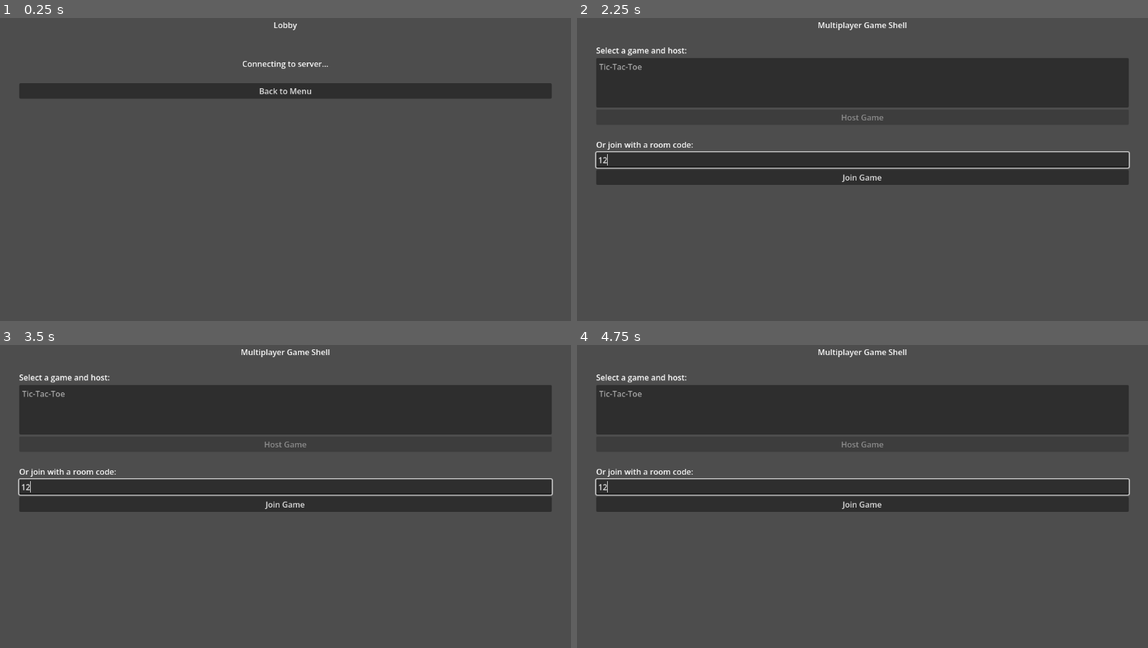
Above: before the commit, frames 1-4 (two rows, left to right).
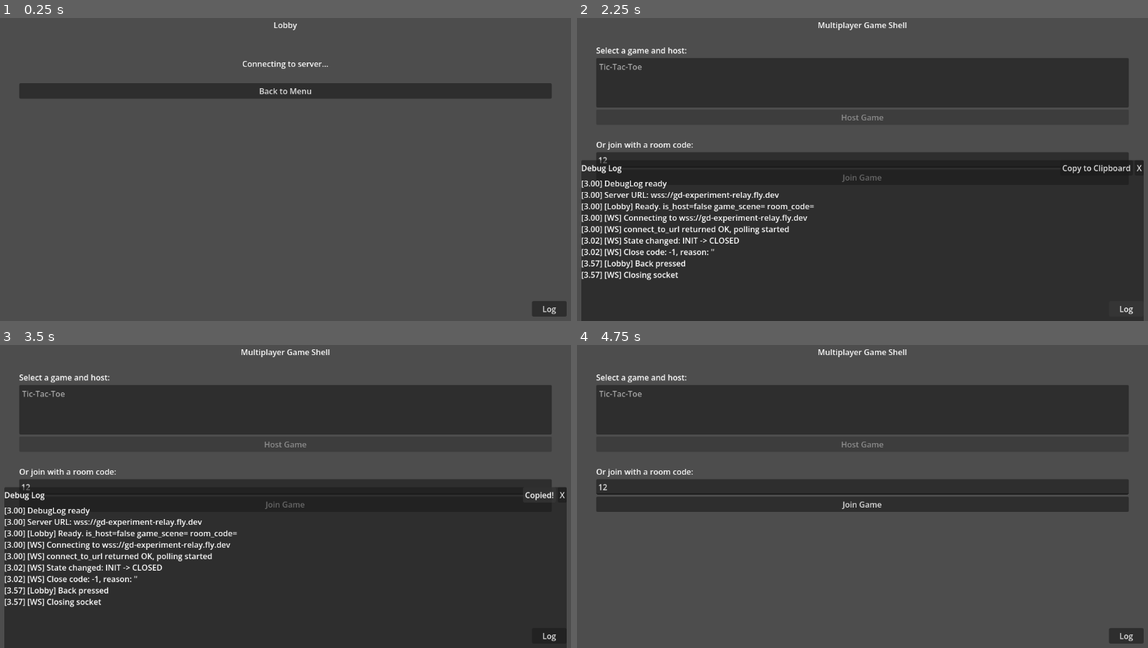
Above: after the commit, the same moments.

Repository: zholobov/gd-experiment-multiplayer
Game: Godot game, scene res://scenes/shell/lobby.tscn
Two runs of this game, one before a commit and one after it. Both use one fixed random seed, a clock stepped at 60 frames per second and the inputs below. This scene is started directly instead of the project's main scene.
Inputs (mouse positions are in pixels of both pictures, inside the frame that each line leads up to):
- Up to frame 1 (0.25 s): no input
- Up to frame 2 (2.25 s): click "Back to Menu" at 0.5 s; click (862, 160) at 1.27 s; type "12" at 1.35 s; click (1125, 308) at 2 s, where only the run after the commit has a clickable "Log"
- Up to frame 3 (3.5 s): click (519, 493) at 2.75 s, where only the run after the commit has a clickable "Copy to Clipboard"
- Up to frame 4 (4.75 s): click (1113, 493) at 3.5 s, where only the run after the commit has a clickable "Copied!"; click (1136, 493) at 4.25 s, where only the run after the commit has a clickable "X"

The runs differ from the first frame. In frame 1, 0.3% of the frame differs, in the area x 93-100%, y 93-99%; in frame 2, 45%; in frame 3, 45%, in the area x 0-100%, y 43-100%; in frame 4, 1.0%.

Commit message:
fix: bigger UI font size, add debug logging with copy-to-clipboard
- Set default_font_size=24 in project settings
- Add DebugLog autoload with toggle panel, copy log button
- Instrument WsClient with state change and message logging
- Instrument Lobby with connection flow logging

Co-Authored-By: Claude Opus 4.6 <noreply@anthropic.com>

Diff:
--- a/godot/project.godot
+++ b/godot/project.godot
@@ -13,6 +13,11 @@
 [autoload]
 
 WsClient="*res://scripts/network/ws_client.gd"
+DebugLog="*res://scripts/debug_log.gd"
+
+[gui]
+
+theme/default_font_size=24
 
 [rendering]
 
--- a/godot/scenes/shell/lobby.gd
+++ b/godot/scenes/shell/lobby.gd
@@ -8,7 +8,12 @@
 @onready var code_label: Label = %CodeLabel
 @onready var back_button: Button = %BackButton
 
+func _log(msg: String) -> void:
+	if has_node("/root/DebugLog"):
+		get_node("/root/DebugLog").log_msg("[Lobby] " + msg)
+
 func _ready() -> void:
+	_log("Ready. is_host=%s game_scene=%s room_code=%s" % [is_host, game_scene, room_code])
 	back_button.pressed.connect(_on_back_pressed)
 	WsClient.connected.connect(_on_connected)
 	WsClient.room_created.connect(_on_room_created)
@@ -22,6 +27,7 @@
 	WsClient.connect_to_server()
 
 func _on_connected() -> void:
+	_log("Connected callback")
 	if is_host:
 		status_label.text = "Connected. Creating room..."
 		WsClient.create_room()
@@ -30,11 +36,13 @@
 		WsClient.join_room(room_code)
 
 func _on_room_created(code: String) -> void:
+	_log("Room created: %s" % code)
 	room_code = code
 	code_label.text = "Room Code: %s" % code
 	status_label.text = "Waiting for other player to join..."
 
 func _on_peer_joined(your_role: String) -> void:
+	_log("Peer joined, your_role=%s" % your_role)
 	status_label.text = "Player joined! Starting game..."
 	if is_host:
 		WsClient.send_relay({"type": "game_selected", "scene": game_scene})
@@ -42,13 +50,16 @@
 	# Guest waits for game_selected message
 
 func _on_message_received(data: Dictionary) -> void:
+	_log("Message received: %s" % JSON.stringify(data))
 	if data.get("type", "") == "game_selected":
 		game_scene = data["scene"]
 		_start_game()
 
 func _start_game() -> void:
+	_log("Starting game: %s" % game_scene)
 	var scene := load(game_scene) as PackedScene
 	if not scene:
+		_log("ERROR: could not load game scene")
 		status_label.text = "Error: could not load game"
 		return
 	var game_node := scene.instantiate()
@@ -59,17 +70,19 @@
 	queue_free()
 
 func _on_disconnected() -> void:
+	_log("Disconnected from server")
 	status_label.text = "Disconnected from server."
 
 func _on_peer_left() -> void:
+	_log("Peer left")
 	status_label.text = "Other player left."
 
 func _on_back_pressed() -> void:
+	_log("Back pressed")
 	WsClient.close()
 	get_tree().change_scene_to_file("res://scenes/shell/main_menu.tscn")
 
 func _exit_tree() -> void:
-	# Disconnect signals to avoid errors after scene change
 	if WsClient.connected.is_connected(_on_connected):
 		WsClient.connected.disconnect(_on_connected)
 	if WsClient.room_created.is_connected(_on_room_created):
--- /dev/null
+++ b/godot/scripts/debug_log.gd
@@ -0,0 +1,83 @@
+extends CanvasLayer
+
+var _log_lines: PackedStringArray = []
+var _panel: PanelContainer
+var _label: RichTextLabel
+var _copy_button: Button
+var _toggle_button: Button
+var _visible := false
+
+func _ready() -> void:
+	layer = 100
+
+	# Toggle button (always visible, bottom-right)
+	_toggle_button = Button.new()
+	_toggle_button.text = "Log"
+	_toggle_button.pressed.connect(_toggle)
+	_toggle_button.z_index = 100
+	add_child(_toggle_button)
+
+	# Log panel
+	_panel = PanelContainer.new()
+	_panel.visible = false
+	add_child(_panel)
+
+	var vbox := VBoxContainer.new()
+	_panel.add_child(vbox)
+
+	var header := HBoxContainer.new()
+	vbox.add_child(header)
+
+	var title := Label.new()
+	title.text = "Debug Log"
+	title.size_flags_horizontal = Control.SIZE_EXPAND_FILL
+	header.add_child(title)
+
+	_copy_button = Button.new()
+	_copy_button.text = "Copy to Clipboard"
+	_copy_button.pressed.connect(_copy_log)
+	header.add_child(_copy_button)
+
+	var close_btn := Button.new()
+	close_btn.text = "X"
+	close_btn.pressed.connect(_toggle)
+	header.add_child(close_btn)
+
+	_label = RichTextLabel.new()
+	_label.bbcode_enabled = false
+	_label.scroll_following = true
+	_label.size_flags_vertical = Control.SIZE_EXPAND_FILL
+	_label.custom_minimum_size = Vector2(0, 300)
+	vbox.add_child(_label)
+
+	_update_layout()
+	get_tree().root.size_changed.connect(_update_layout)
+
+	log_msg("DebugLog ready")
+	log_msg("Server URL: %s" % WsClient.SERVER_URL)
+
+func _update_layout() -> void:
+	var vp_size := get_viewport().get_visible_rect().size
+	_toggle_button.position = Vector2(vp_size.x - 80, vp_size.y - 40)
+	_toggle_button.size = Vector2(70, 30)
+	_panel.position = Vector2(10, vp_size.y * 0.5)
+	_panel.size = Vector2(vp_size.x - 20, vp_size.y * 0.5 - 10)
+
+func _toggle() -> void:
+	_visible = not _visible
+	_panel.visible = _visible
+
+func log_msg(msg: String) -> void:
+	var timestamp := "%.2f" % (Time.get_ticks_msec() / 1000.0)
+	var line := "[%s] %s" % [timestamp, msg]
+	_log_lines.append(line)
+	if _label:
+		_label.text = "\n".join(_log_lines)
+	print(line)
+
+func _copy_log() -> void:
+	var full_log := "\n".join(_log_lines)
+	DisplayServer.clipboard_set(full_log)
+	_copy_button.text = "Copied!"
+	await get_tree().create_timer(1.5).timeout
+	_copy_button.text = "Copy to Clipboard"
--- a/godot/scripts/network/ws_client.gd
+++ b/godot/scripts/network/ws_client.gd
@@ -11,40 +11,66 @@
 
 var _socket := WebSocketPeer.new()
 var _connected := false
+var _last_state := -1
+
+func _log(msg: String) -> void:
+	if Engine.has_singleton("DebugLog") or has_node("/root/DebugLog"):
+		get_node("/root/DebugLog").log_msg("[WS] " + msg)
 
 func _ready() -> void:
 	set_process(false)
 
 func connect_to_server() -> void:
+	_log("Connecting to %s" % SERVER_URL)
+	_socket = WebSocketPeer.new()
+	_connected = false
+	_last_state = -1
 	var err := _socket.connect_to_url(SERVER_URL)
 	if err != OK:
+		_log("connect_to_url failed: error code %s" % err)
 		push_error("WebSocket connection failed: %s" % err)
 		return
+	_log("connect_to_url returned OK, polling started")
 	set_process(true)
 
 func _process(_delta: float) -> void:
 	_socket.poll()
 	var state := _socket.get_ready_state()
 
+	if state != _last_state:
+		_log("State changed: %s -> %s" % [_state_name(_last_state), _state_name(state)])
+		if state == WebSocketPeer.STATE_CLOSED:
+			var close_code := _socket.get_close_code()
+			var close_reason := _socket.get_close_reason()
+			_log("Close code: %s, reason: '%s'" % [close_code, close_reason])
+		_last_state = state
+
 	if state == WebSocketPeer.STATE_OPEN:
 		if not _connected:
 			_connected = true
+			_log("Connected!")
 			connected.emit()
 		while _socket.get_available_packet_count() > 0:
 			var raw := _socket.get_packet().get_string_from_utf8()
+			_log("Recv: %s" % raw)
 			var parsed: Variant = JSON.parse_string(raw)
 			if parsed is Dictionary:
 				_handle_message(parsed)
+			else:
+				_log("Failed to parse as Dictionary: %s" % raw)
 	elif state == WebSocketPeer.STATE_CLOSING:
 		pass
 	elif state == WebSocketPeer.STATE_CLOSED:
 		if _connected:
 			_connected = false
+			_log("Disconnected")
 			disconnected.emit()
 		set_process(false)
 
 func _handle_message(msg: Dictionary) -> void:
-	match msg.get("type", ""):
+	var msg_type: String = msg.get("type", "")
+	_log("Handle message type: %s" % msg_type)
+	match msg_type:
 		"room_created":
 			room_created.emit(msg["code"])
 		"peer_joined":
@@ -54,20 +80,37 @@
 		"relay":
 			message_received.emit(msg["data"])
 		"error":
+			_log("Server error: %s" % msg.get("message", "unknown"))
 			push_error("Server error: %s" % msg.get("message", "unknown"))
+		_:
+			_log("Unknown message type: %s" % msg_type)
 
 func create_room() -> void:
+	_log("Sending create_room")
 	_send({"type": "create_room"})
 
 func join_room(code: String) -> void:
+	_log("Sending join_room code=%s" % code)
 	_send({"type": "join_room", "code": code})
 
 func send_relay(data: Dictionary) -> void:
+	_log("Sending relay: %s" % JSON.stringify(data))
 	_send({"type": "relay", "data": data})
 
 func close() -> void:
+	_log("Closing socket")
 	_socket.close()
 
 func _send(data: Dictionary) -> void:
 	var json := JSON.stringify(data)
+	_log("Send: %s" % json)
 	_socket.send_text(json)
+
+func _state_name(state: int) -> String:
+	match state:
+		-1: return "INIT"
+		WebSocketPeer.STATE_CONNECTING: return "CONNECTING"
+		WebSocketPeer.STATE_OPEN: return "OPEN"
+		WebSocketPeer.STATE_CLOSING: return "CLOSING"
+		WebSocketPeer.STATE_CLOSED: return "CLOSED"
+		_: return "UNKNOWN(%s)" % state
Not shown, added: godot/scripts/debug_log.gd.uid
Not shown, changed: web/index.html
Not shown, changed: web/index.pck
